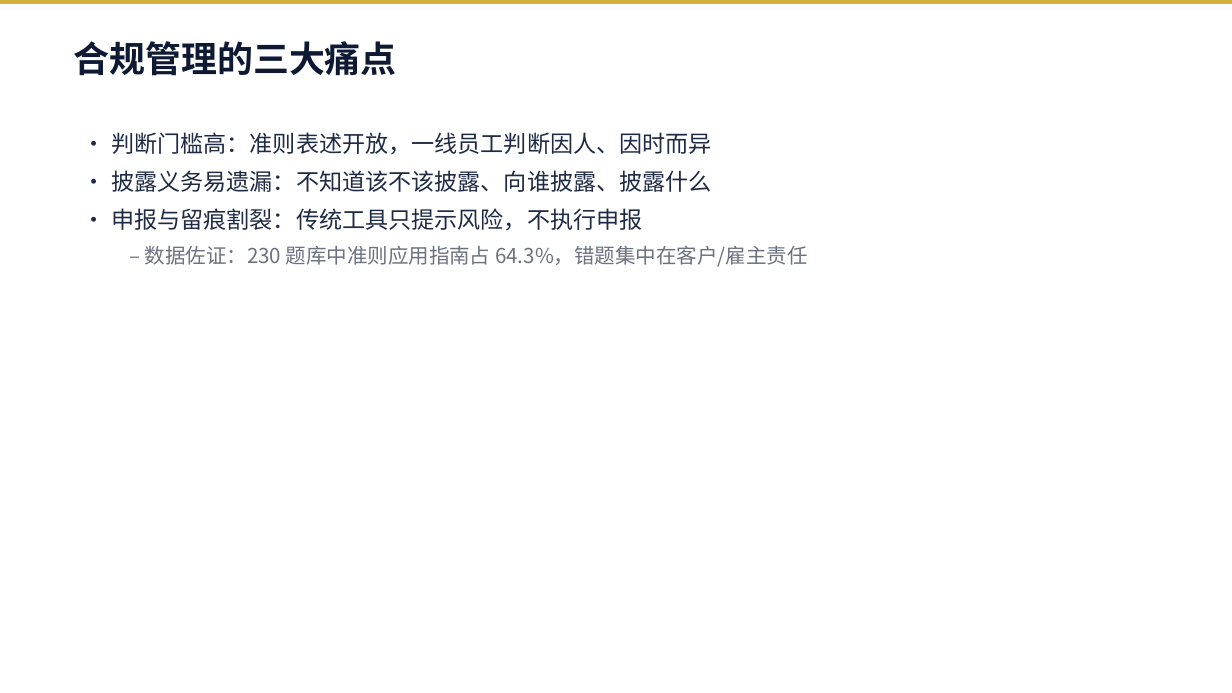
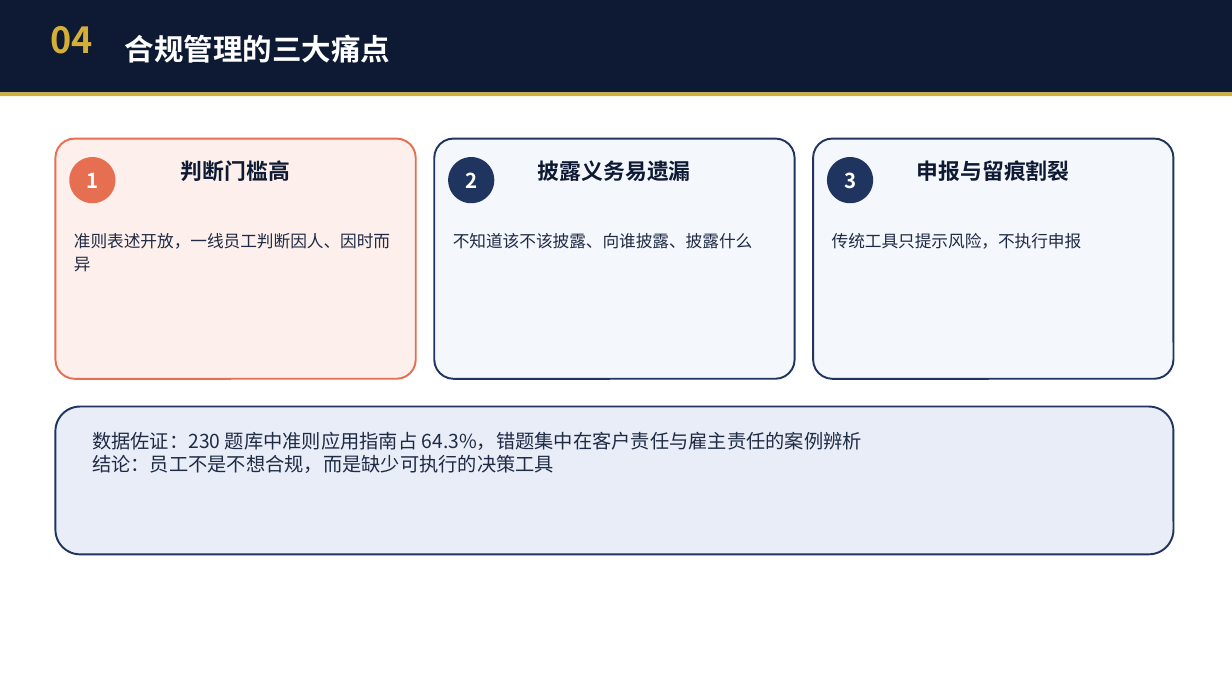
Before and after one commit to JackMA-SYSU/cfa-compliance-assistant, a slide deck: slide 5 of 商策PPT_暑假不回家队.pptx. Drawn at 1232x693 pixels with LibreOffice and Linux fonts; fonts in the diff are those of the drawing. Boxes give left, top, right and bottom in pixels: in the first picture for what was removed or moved away, otherwise in the second. Text is boxed around its words. In the diff, an @@ line names an element or a change of style, - is before the commit and + after.

```diff
--- a/商策PPT_暑假不回家队.pptx
+++ b/商策PPT_暑假不回家队.pptx
@@ rectangle: place and size @@
-rectangle at bbox=[0, 0, 1232, 4]
+rectangle at bbox=[0, 0, 1232, 92]
@@ rectangle at bbox=[0, 0, 1232, 92]: fill #D4AF37 to #0E1A33 @@
@@ text added at bbox=[51, 26, 93, 54], 28 pt, text #D4AF37, bold @@
+04
@@ text "合规管理的三大痛点": place and size @@
-text "合规管理的三大痛点" at bbox=[74, 41, 397, 76]
+text "合规管理的三大痛点" at bbox=[125, 35, 391, 63]
@@ text "合规管理的三大痛点" at bbox=[125, 35, 391, 63]: size 28 to 23 pt, text colour #0E1A33 to #FFFFFF; vertical alignment top to middle @@
@@ rectangle added at bbox=[0, 92, 1232, 96], fill #D4AF37 @@
@@ rounded rectangle added at bbox=[55, 139, 416, 379], fill #FDEFEB, outline #E76F51 1.5 pt, 13 pt, text #1F2A44 @@
+判断门槛高
+准则表述开放，一线员工判断因人、因时而异
@@ text removed at bbox=[111, 132, 807, 267] @@
-• 判断门槛高：准则表述开放，一线员工判断因人、因时而异
-• 披露义务易遗漏：不知道该不该披露、向谁披露、披露什么
-• 申报与留痕割裂：传统工具只提示风险，不执行申报
-  – 数据佐证：230 题库中准则应用指南占 64.3%，错题集中在客户/雇主责任
@@ rounded rectangle added at bbox=[434, 139, 795, 379], fill #F4F7FC, outline #1F3560 1.5 pt, 13 pt, text #1F2A44 @@
+披露义务易遗漏
+不知道该不该披露、向谁披露、披露什么
@@ rounded rectangle added at bbox=[813, 139, 1174, 379], fill #F4F7FC, outline #1F3560 1.5 pt, 13 pt, text #1F2A44 @@
+申报与留痕割裂
+传统工具只提示风险，不执行申报
@@ ellipse added at bbox=[69, 157, 116, 203], fill #E76F51 @@
@@ text added at bbox=[86, 173, 98, 188], 16 pt, text #FFFFFF, bold @@
+1
@@ ellipse added at bbox=[448, 157, 494, 203], fill #1F3560 @@
@@ text added at bbox=[465, 172, 477, 188], 16 pt, text #FFFFFF, bold @@
+2
@@ ellipse added at bbox=[827, 157, 873, 203], fill #1F3560 @@
@@ text added at bbox=[844, 172, 856, 189], 16 pt, text #FFFFFF, bold @@
+3
@@ rounded rectangle added at bbox=[55, 407, 1174, 555], fill #E8EDF7, outline #1F3560 1.5 pt @@
@@ text added at bbox=[92, 431, 862, 473], 15 pt, text #1F2A44 @@
+数据佐证：230 题库中准则应用指南占 64.3%，错题集中在客户责任与雇主责任的案例辨析
+结论：员工不是不想合规，而是缺少可执行的决策工具
```
Also in this commit, not shown: 15 other slides changed, 1 other file.
